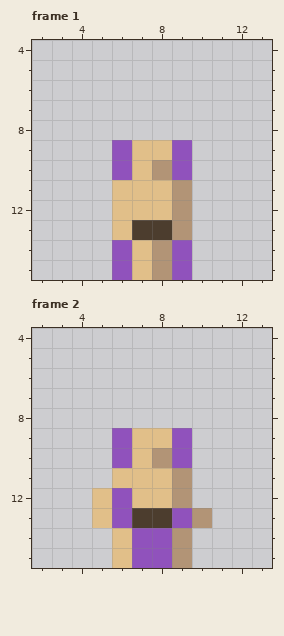
Pixel-art file -- Sprites/Characters/Character.aseprite. This is how it looked before the edit.
16x16 pixels, 2 frames. Shown: frame 1: x 2..13, y 4..15; frame 2: x 2..13, y 4..15. The old version is drawn lined up with the new one.
After the commit:
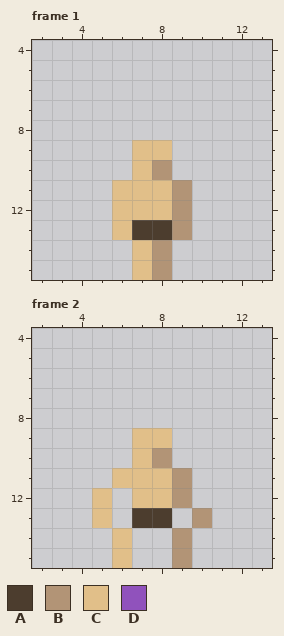
Palette (. is transparent): A #4c3d2e  B #b29476  C #e1bf89  D #9052bc
Edits made:
{"change": "whole drawing moved by +0,+7 (the old picture is shown already moved)"}
{"where": "frame 1"}
{"frame":1,"y":9,"x":6,"old":"D","new":"."}
{"frame":1,"y":9,"x":9,"old":"D","new":"."}
{"frame":1,"y":10,"x":6,"old":"D","new":"."}
{"frame":1,"y":10,"x":9,"old":"D","new":"."}
{"frame":1,"y":14,"x":6,"old":"D","new":"."}
{"frame":1,"y":14,"x":9,"old":"D","new":"."}
{"frame":1,"y":15,"x":6,"old":"D","new":"."}
{"frame":1,"y":15,"x":9,"old":"D","new":"."}
{"where": "frame 2"}
{"frame":2,"y":9,"x":6,"old":"D","new":"."}
{"frame":2,"y":9,"x":9,"old":"D","new":"."}
{"frame":2,"y":10,"x":6,"old":"D","new":"."}
{"frame":2,"y":10,"x":9,"old":"D","new":"."}
{"frame":2,"y":12,"x":6,"old":"D","new":"."}
{"frame":2,"y":13,"x":6,"old":"D","new":"."}
{"frame":2,"y":13,"x":9,"old":"D","new":"."}
{"frame":2,"y":14,"x":7,"old":"DD","new":".."}
{"frame":2,"y":15,"x":7,"old":"DD","new":".."}
